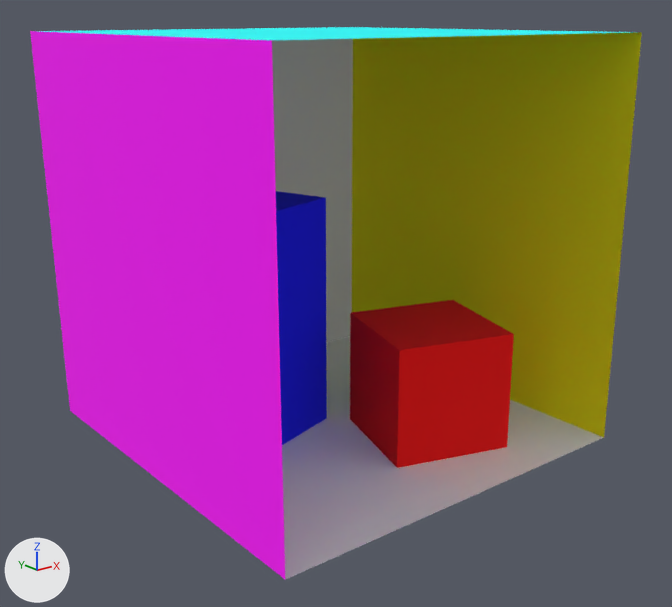
Two versions of the OBJ model extras/RedNoise/models/textured-cornell-box.obj, one commit apart.
Before and after are seen from a 50 mm camera at (-7.67, -9.81, 2.99) aimed at (-0.05, -0.3, -0.82). Arrows for +X, +Y and +Z are at lower left; the lights stay in place. Where no turn or scale is listed for an object, it has been applied to the vertices.

Script lines for the objects in view, before the commit:
```python
me_back_wall = bpy.data.meshes.new('back_wall')
me_back_wall.from_pydata([(-2.72, 2.79, -2.74), (2.78, 2.79, -2.74), (2.78, 2.79, 2.75), (-2.78, 2.79, 2.75)], [], [(0, 2, 3), (0, 1, 2)])
me_back_wall.materials.append(mat_grey)  # light grey #dadada
me_right_wall = bpy.data.meshes.new('right_wall')
me_right_wall.from_pydata([(2.78, 2.79, -2.74), (2.78, -2.81, -2.74), (2.78, -2.8, 2.75), (2.78, 2.79, 2.75)], [], [(1, 3, 0), (1, 2, 3)])
me_right_wall.materials.append(mat_yellow)  # yellow #ffff00
me_tall_box = bpy.data.meshes.new('tall_box')
me_tall_box.from_pydata(...)  # 8 vertices, 10 faces; spans x -1.94..0.13, y -0.34..1.76, z -2.74..0.56
me_tall_box.materials.append(mat_blue)  # blue #0000ff
ob_back_wall = bpy.data.objects.new('back_wall', me_back_wall)
ob_back_wall.location = (0.0, 0.0, 0.0)
ob_right_wall = bpy.data.objects.new('right_wall', me_right_wall)
ob_right_wall.location = (0.0, 0.0, 0.0)
ob_tall_box = bpy.data.objects.new('tall_box', me_tall_box)
ob_tall_box.location = (0.0, 0.0, 0.0)
# also in view: 'ceiling' at (0.0, -0.01, 2.75); 'left_wall' at (-2.75, -0.01, 0.0); 'short_box' at (0.92, -1.12, -1.91); 'floor' at (0.02, -0.01, -2.74)
```
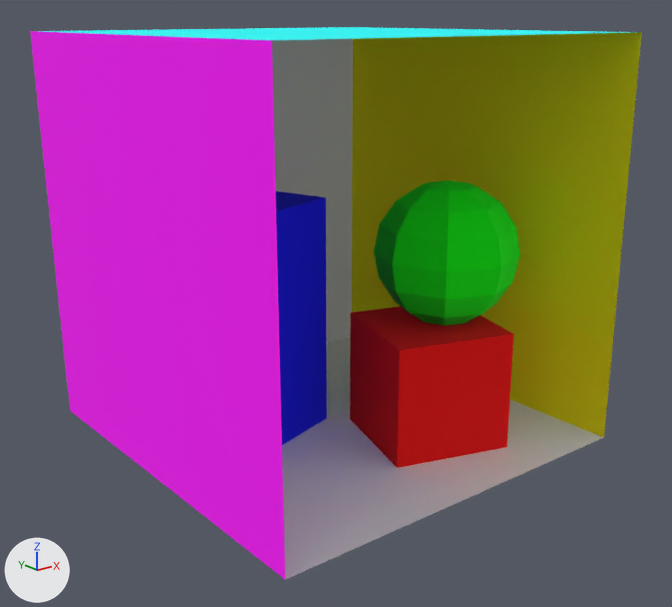
Location of each change, [x1, y1, x2, y2] in pixels of the pictures (672 x 607 px):
'sphere_on_short_box', added (green)
    after: [374, 181, 520, 325]

Diff of the bpy script that builds the scene:
```diff
--- a/extras/RedNoise/models/textured-cornell-box.obj.py
+++ b/extras/RedNoise/models/textured-cornell-box.obj.py
@@ mat_green @@
+mat_green = principled_material('Green')
+mat_green.base_color = (0.0, 1.0, 0.0)  # green #00ff00
+mat_green.roughness = 1.0
@@ me_sphere_on_short_box @@
+me_sphere_on_short_box.from_pydata(...)  # 58 vertices, 112 faces; spans x 0.28..2.28, y -2.06..-0.06, z -1.09..0.83
+me_sphere_on_short_box.materials.append(mat_green)  # green #00ff00
@@ ob_sphere_on_short_box @@
+ob_sphere_on_short_box = bpy.data.objects.new('sphere_on_short_box', me_sphere_on_short_box)
+ob_sphere_on_short_box.location = (0.0, 0.0, 0.0)
```
